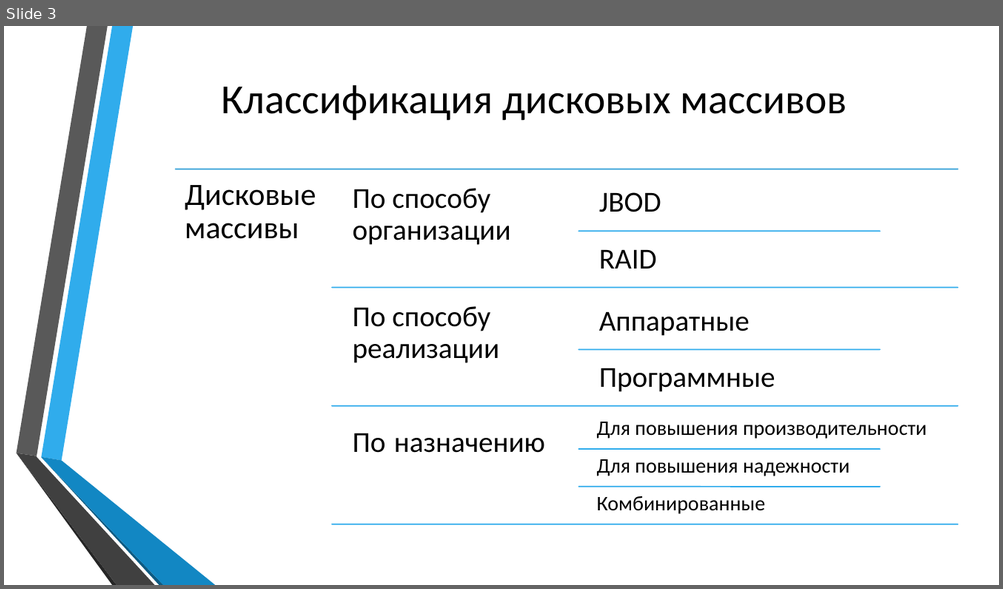
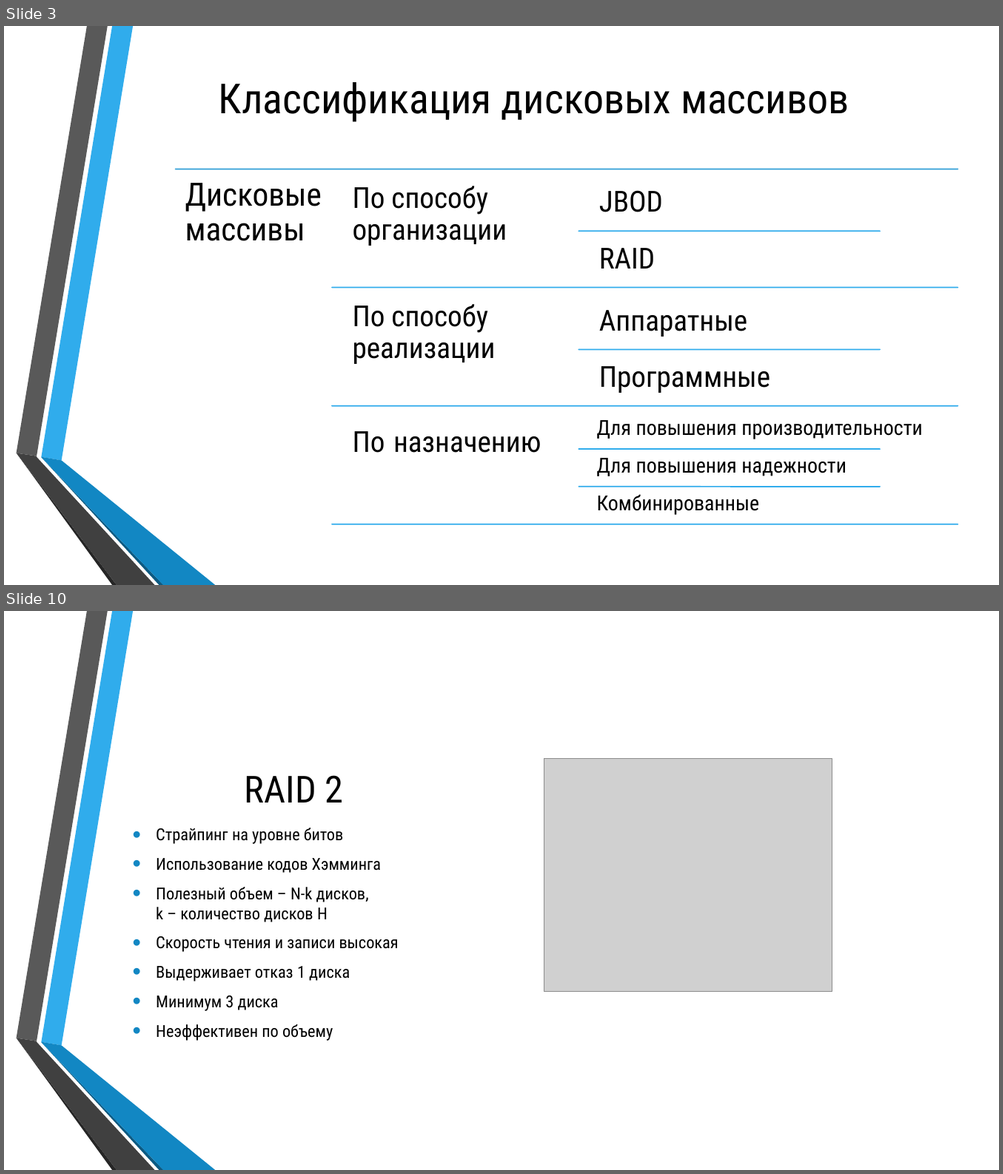
Before and after one commit to Silvarious9862/iiuvm, a slide deck: kr/250541_Бобрик_ВЮ_КР_ИиУВМ.pptx. Shown one above the other, each under a label of ours: slide 3 before the commit, slides 3 and 10 after it; the slides between them are not shown. The pictures are 1003x589 and 1003x1174 pixels, drawn with LibreOffice and Linux fonts; fonts in the diff are those of the drawing; grey boxes stand for pictures; background and template pictures are left out. Boxes give left, top, right and bottom in pixels: in the first picture for what was removed or moved away, otherwise in the second. Text is boxed around its words. In the diff, an @@ line names an element or a change of style, - is before the commit and + after.

```diff
--- a/kr/250541_Бобрик_ВЮ_КР_ИиУВМ.pptx
+++ b/kr/250541_Бобрик_ВЮ_КР_ИиУВМ.pptx
@@ slide 10 added at (4, 611, 999, 1170), background picture (left out); not listed: 6 template elements that a slide beside it also shows @@
@@ picture added at (544, 759, 831, 991) @@
@@ title added at (244, 775, 344, 803), 36 pt, text #000000 @@
+RAID 2
@@ text added at (156, 828, 398, 1041), 16 pt, text #000000 @@
+• Страйпинг на уровне битов
+• Использование кодов Хэмминга
+• Полезный объем – N-k дисков,
+  k – количество дисков H
+• Скорость чтения и записи высокая
+• Выдерживает отказ 1 диска
+• Минимум 3 диска
+• Неэффективен по объему
@@ slide 3 changed as well @@
@@ text "Дисковые массивы" at (185, 183, 321, 241): size 30 to 31 pt, font Calibri to Roboto Condensed @@
@@ font Calibri to Roboto Condensed in 11 elements at (219, 82, 848, 122), (353, 186, 507, 246), (599, 190, 663, 212), (599, 248, 654, 269), (353, 304, 495, 364), (599, 310, 747, 337), (599, 366, 770, 393), (353, 432, 540, 453), (597, 420, 922, 440), (597, 458, 846, 477), (597, 494, 760, 515) @@
```
Also in this commit, not shown: 2 other slides changed, 20 other slides added, 1 slide removed, 17 other files.
